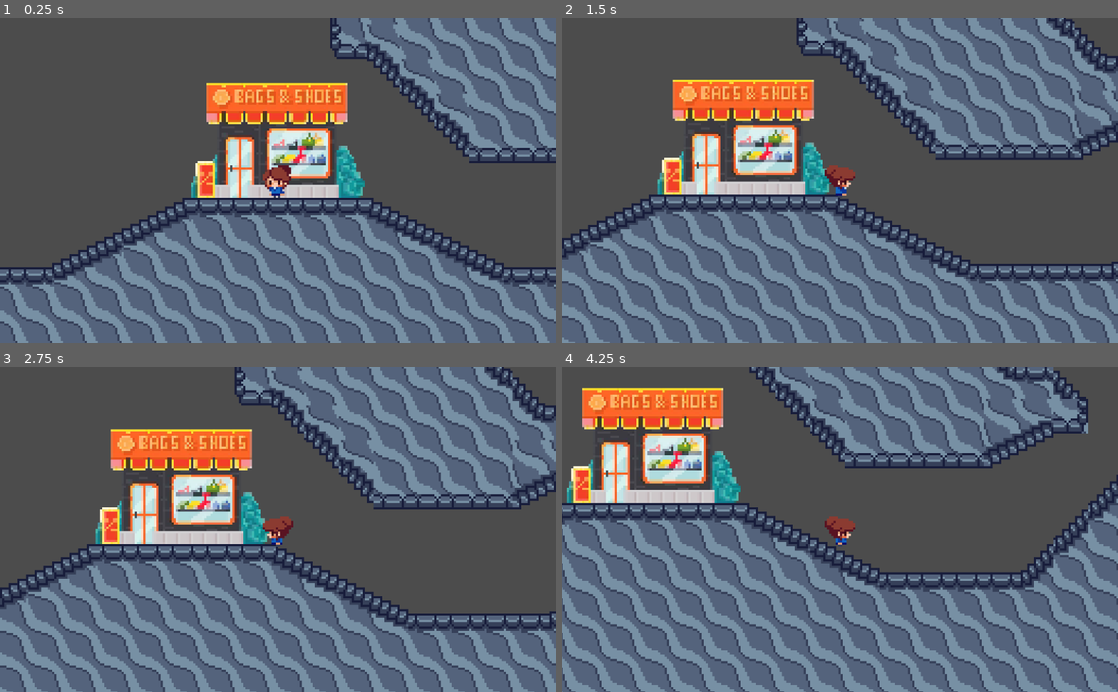
Above: before the commit, frames 1-4 (two rows, left to right).
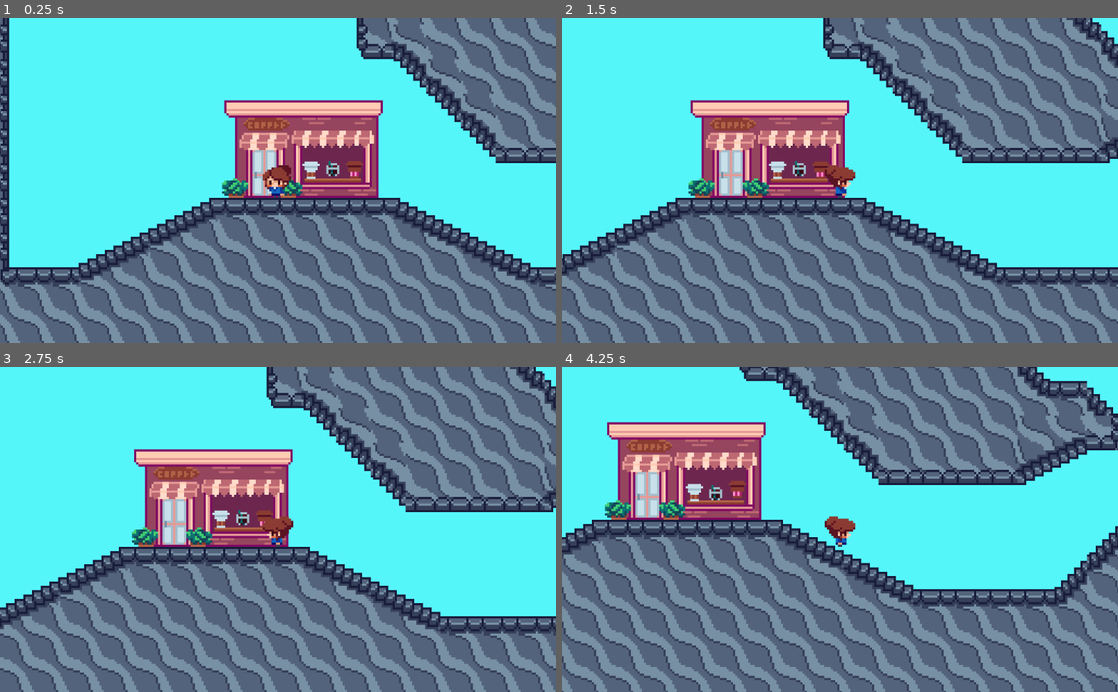
Above: after the commit, the same moments.

Repository: SusieHatter/Expresso
Game: Godot game, scene res://Main.tscn
Same seed, same stepped clock (60 frames per second), same inputs: the game is played once before the commit and once after it.
Inputs:
- Up to frame 1 (0.25 s): no input
- Up to frame 2 (1.5 s): hold D (right) from 0.53 s (still down); tap E (interact) at 0.6, 1.35 s; tap Space (jump) at 0.77 s
- Up to frame 3 (2.75 s): tap Space (jump) at 1.52 s; release D (right) at 2.03 s; hold A (left) from 2.03 s (still down); tap E (interact) at 2.1 s
- Up to frame 4 (4.25 s): release A (left) at 2.78 s; hold D (right) from 2.78 s (still down); tap E (interact) at 2.85, 3.6 s; tap Space (jump) at 3.02, 3.77 s

The runs differ from the first frame. In frame 1, 79% of the frame differs, in the area x 0-100%, y 0-100%; in frame 2, 84%; in frame 3, 71%; in frame 4, 85%.

Commit message:
Add sprites and item animation

Diff:
--- /dev/null
+++ b/Drink.gd
@@ -0,0 +1,23 @@
+tool
+extends Area2D
+
+export (int) var id = 0 setget set_id
+
+var time = 0
+var start_position
+var rand_offset
+
+func _ready():
+	$Sprite.frame = id
+	start_position = position
+	rand_offset = rand_range(-10, 10)
+
+func set_id(new_id):
+	id = new_id
+	$Sprite.frame = new_id
+
+func _process(delta):
+	if Engine.editor_hint:
+		return
+	position.y = start_position.y + sin(rand_offset + time * 5)
+	time += delta
--- /dev/null
+++ b/Drink.tscn
@@ -0,0 +1,18 @@
+[gd_scene load_steps=4 format=2]
+
+[ext_resource path="res://drinks.png" type="Texture" id=1]
+[ext_resource path="res://Drink.gd" type="Script" id=2]
+
+[sub_resource type="CircleShape2D" id=1]
+
+[node name="Drink" type="Area2D"]
+position = Vector2( 1, 0 )
+script = ExtResource( 2 )
+
+[node name="Sprite" type="Sprite" parent="."]
+texture = ExtResource( 1 )
+hframes = 8
+vframes = 4
+
+[node name="CollisionShape2D" type="CollisionShape2D" parent="."]
+shape = SubResource( 1 )
--- a/Main.tscn
+++ b/Main.tscn
@@ -1,8 +1,11 @@
-[gd_scene load_steps=30 format=2]
+[gd_scene load_steps=33 format=2]
 
 [ext_resource path="res://tiles.png" type="Texture" id=1]
 [ext_resource path="res://Player.tscn" type="PackedScene" id=2]
 [ext_resource path="res://shop.png" type="Texture" id=3]
+[ext_resource path="res://iced-coffee-shop.png" type="Texture" id=4]
+[ext_resource path="res://matcha-shop.png" type="Texture" id=5]
+[ext_resource path="res://Drink.tscn" type="PackedScene" id=6]
 
 [sub_resource type="ConvexPolygonShape2D" id=1]
 points = PoolVector2Array( 16, 16, 16, 32, 0, 32, 0, 0, 0, 0 )
@@ -308,12 +311,23 @@
 
 [node name="shop2" type="Sprite" parent="."]
 position = Vector2( 496, 112 )
-texture = ExtResource( 3 )
+texture = ExtResource( 5 )
 
 [node name="shop3" type="Sprite" parent="."]
 position = Vector2( 712, 176 )
-texture = ExtResource( 3 )
+texture = ExtResource( 4 )
+
+[node name="Drink" parent="." instance=ExtResource( 6 )]
+position = Vector2( 427.11, 226.41 )
+
+[node name="Drink3" parent="." instance=ExtResource( 6 )]
+position = Vector2( 437.009, 226.763 )
+id = 9
+
+[node name="Drink2" parent="." instance=ExtResource( 6 )]
+position = Vector2( 447.05, 226.41 )
+id = 4
 
 [node name="Player" parent="." instance=ExtResource( 2 )]
-position = Vector2( 424, 232 )
+position = Vector2( 411.873, 231.842 )
 jump_speed = 304
--- a/project.godot
+++ b/project.godot
@@ -57,6 +57,7 @@
 jump={
 "deadzone": 0.5,
 "events": [ Object(InputEventKey,"resource_local_to_scene":false,"resource_name":"","device":0,"alt":false,"shift":false,"control":false,"meta":false,"command":false,"pressed":false,"scancode":32,"unicode":0,"echo":false,"script":null)
+, Object(InputEventKey,"resource_local_to_scene":false,"resource_name":"","device":0,"alt":false,"shift":false,"control":false,"meta":false,"command":false,"pressed":false,"scancode":87,"unicode":0,"echo":false,"script":null)
  ]
 }
 
@@ -66,4 +67,5 @@
 
 [rendering]
 
+environment/default_clear_color=Color( 0.337255, 0.968627, 0.984314, 1 )
 environment/default_environment="res://default_env.tres"
Binary file added: drinks.png
Not shown, added: drinks.png.import
Binary file added: hot-coffee-shop.png
Not shown, added: hot-coffee-shop.png.import
Binary file added: iced-coffee-shop.png
Not shown, added: iced-coffee-shop.png.import
Binary file added: matcha-shop.png
Not shown, added: matcha-shop.png.import
Binary file changed: shop.png
